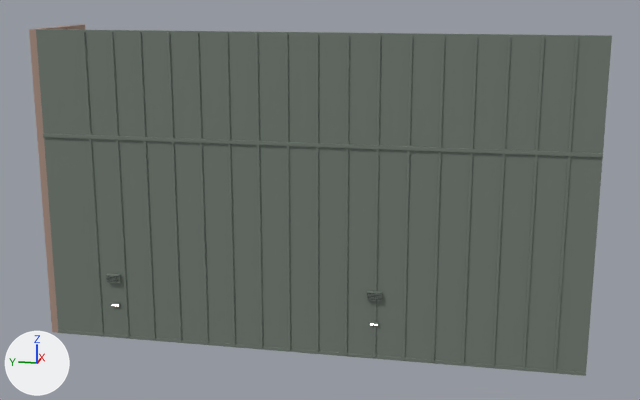
What one commit did to the glTF model models/m2/pm1_m1.glb.
One viewpoint serves both versions: a camera (50 mm lens) standing at (-64.9, 6.5, 73.1) and looking at (-2.7, 19.0, 57.6). Lighting does not change. The marker at lower left points along +X, +Y and +Z. The first picture is the older version. Vertices at exactly the same position are counted once.

The first picture shows 'pm1_m1'.
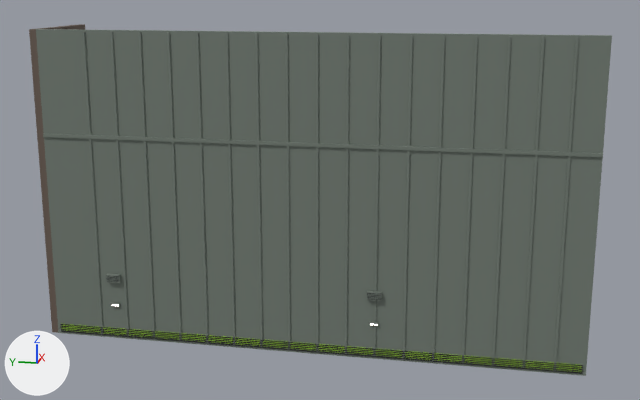
What differs and where, as boxes (x1, y1, x2, y2) in the pictures (640 x 400 px):
'pm1_m1', recoloured, reshaped: (29, 24, 612, 376) in both
part 1 of me_pm1_m1, added: after (62, 324, 582, 372)
part 2 of me_pm1_m1, added: after (61, 331, 582, 374)
part 3 of me_pm1_m1, added: after (61, 329, 582, 372)
part 4 of me_pm1_m1, added: after (60, 327, 583, 370)
part 5 of me_pm1_m1, added: after (60, 325, 583, 368)
part 6 of me_pm1_m1, added: after (60, 324, 583, 366)

Patch to the scene script:
```diff
--- a/models/m2/pm1_m1.glb.py
+++ b/models/m2/pm1_m1.glb.py
@@ mat_m2__oldbrick_003 @@
 mat_m2__oldbrick_003 = principled_material('m2__oldbrick.003')
-mat_m2__oldbrick_003.base_color = (0.404, 0.274, 0.22)  # beige #aa8f81
+mat_m2__oldbrick_003.base_color = (0.136, 0.101, 0.0784)  # brown #67594f
 mat_m2__oldbrick_003.roughness = 0.7
@@ mat_emit_water_003 @@
+mat_emit_water_003 = principled_material('emit_water.003')
+mat_emit_water_003.base_color = (0.16, 0.29, 0.02)  # green #6f9327
+mat_emit_water_003.emission_color = (0.144, 0.261, 0.018)  # green #6a8c24
+mat_emit_water_003.emission_strength = 1.0
@@ me_pm1_m1 @@
 # used by ob_pm1_m1; location = (0.0, 0.0, 0.0)
-me_pm1_m1.from_pydata(...)  # 1634 vertices, 2952 faces; spans x -8.8..4.0, y 0.0..38.1, z 48.0..70.0
+me_pm1_m1.from_pydata(...)  # 1730 vertices, 3096 faces; spans x -8.8..4.0, y 0.0..38.1, z 48.0..70.0
+# me_pm1_m1 part 1: a new loose piece, a box spanning x -8.54..-8.52, y 0.3..37.2, z 48.15..48.75, in mat_emit_water_003 (green #6f9327, glowing green #6a8c24)
+# me_pm1_m1 part 2: a new loose piece, a box spanning x -8.615..-8.545, y 0.25..37.25, z 48.16..48.22, in mat_black_003 (black #191d21)
+# me_pm1_m1 part 3: a new loose piece, a box spanning x -8.615..-8.545, y 0.25..37.25, z 48.29..48.35, in mat_black_003 (black #191d21)
+# me_pm1_m1 part 4: a new loose piece, a box spanning x -8.615..-8.545, y 0.25..37.25, z 48.42..48.48, in mat_black_003 (black #191d21)
+# me_pm1_m1 part 5: a new loose piece, a box spanning x -8.615..-8.545, y 0.25..37.25, z 48.55..48.61, in mat_black_003 (black #191d21)
+# me_pm1_m1 part 6: a new loose piece, a box spanning x -8.615..-8.545, y 0.25..37.25, z 48.68..48.74, in mat_black_003 (black #191d21)
+# other edits to the shape of me_pm1_m1 do not show in these pictures
 me_pm1_m1.materials.append(mat_m2__algae_003)
@@ me_pm1_m1 @@
 me_pm1_m1.materials.append(mat_black_003)
+me_pm1_m1.materials.append(mat_emit_water_003)  # green #6f9327, glowing green #6a8c24
```
